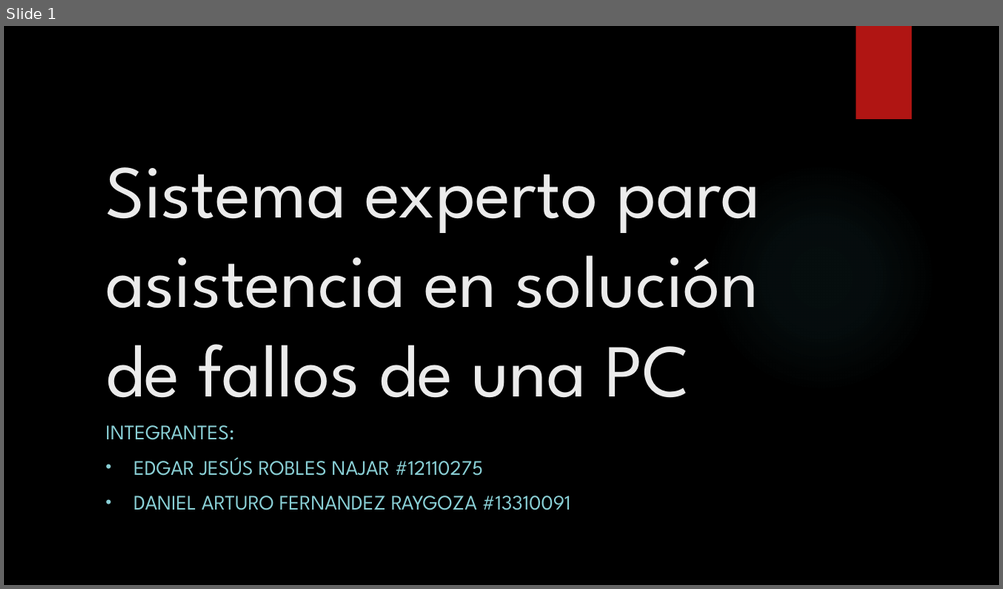
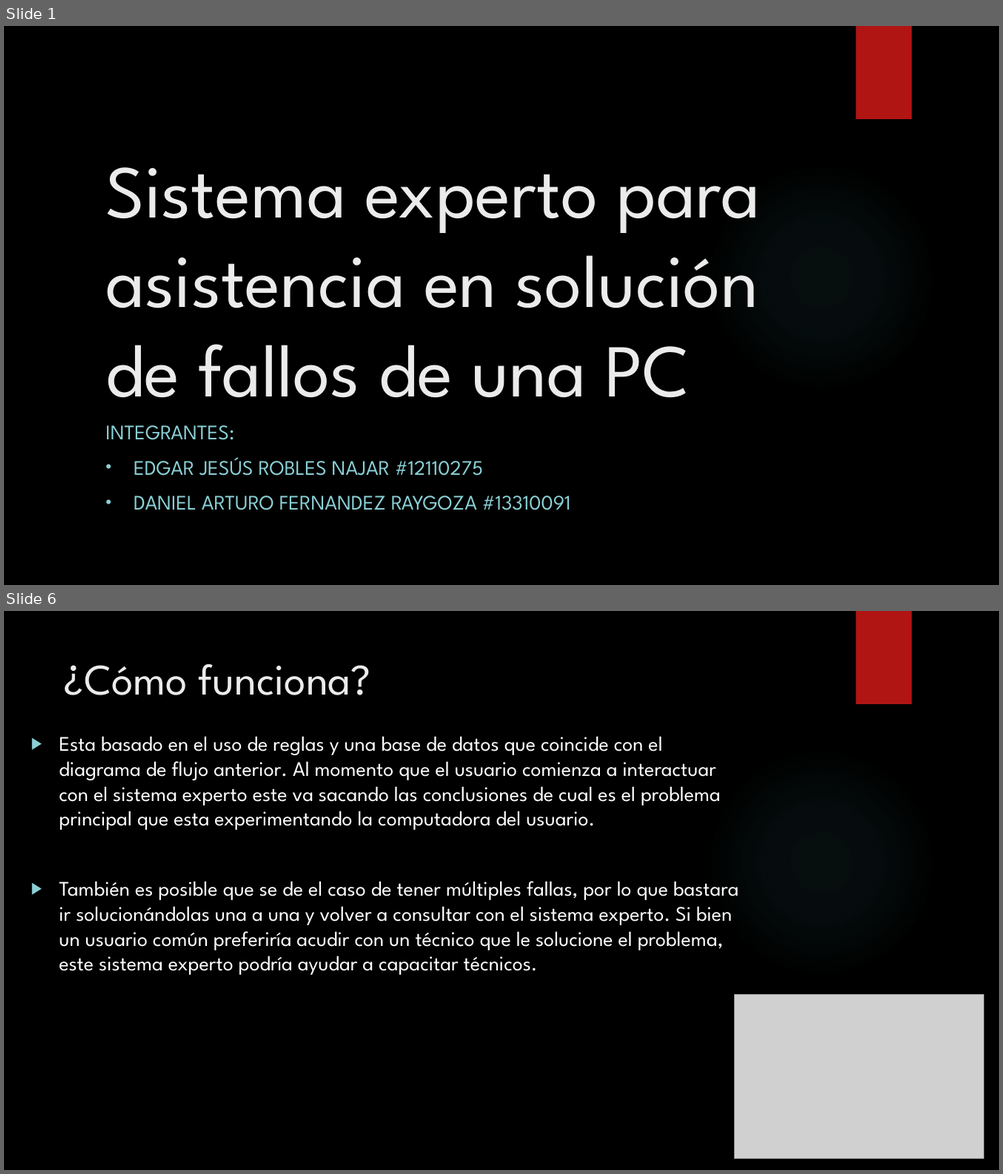
Before and after one commit to EdgarJRobles/CLIPS_troubleshoot_software-hardware, a slide deck: Presentacion expertos.pptx. Shown one above the other, each under a label of ours: slide 1 before the commit, slides 1 and 6 after it; the slides between them are not shown. The pictures are 1003x589 and 1003x1174 pixels, drawn with LibreOffice and Linux fonts; fonts in the diff are those of the drawing; grey boxes stand for pictures; background and template pictures are left out. Boxes give left, top, right and bottom in pixels: in the first picture for what was removed or moved away, otherwise in the second. Text is boxed around its words. In the diff, an @@ line names an element or a change of style, - is before the commit and + after.

```diff
--- a/Presentacion expertos.pptx
+++ b/Presentacion expertos.pptx
@@ slide 6 added at (x1=4, y1=611, x2=999, y2=1170), background picture (left out); not listed: 2 template elements that a slide beside it also shows @@
@@ title added at (x1=64, y1=664, x2=371, y2=695), 42 pt, text #EBEBEB @@
+¿Cómo funciona?
@@ text added at (x1=59, y1=736, x2=739, y2=975), 20 pt, text #FFFFFF @@
+▶ Esta basado en el uso de reglas y una base de datos que coincide con el diagrama de flujo anterior. Al momento que el usuario comienza a interactuar con el sistema experto este va sacando las conclusiones de cual es el problema principal que esta experimentando la computadora del usuario.
+▶ También es posible que se de el caso de tener múltiples fallas, por lo que bastara ir solucionándolas una a una y volver a consultar con el sistema experto. Si bien un usuario común preferiría acudir con un técnico que le solucione el problema, este sistema experto podría ayudar a capacitar técnicos.
@@ picture added at (x1=734, y1=995, x2=984, y2=1159) @@
```
Also in this commit, not shown: 1 slide changed, 4 other slides added.
